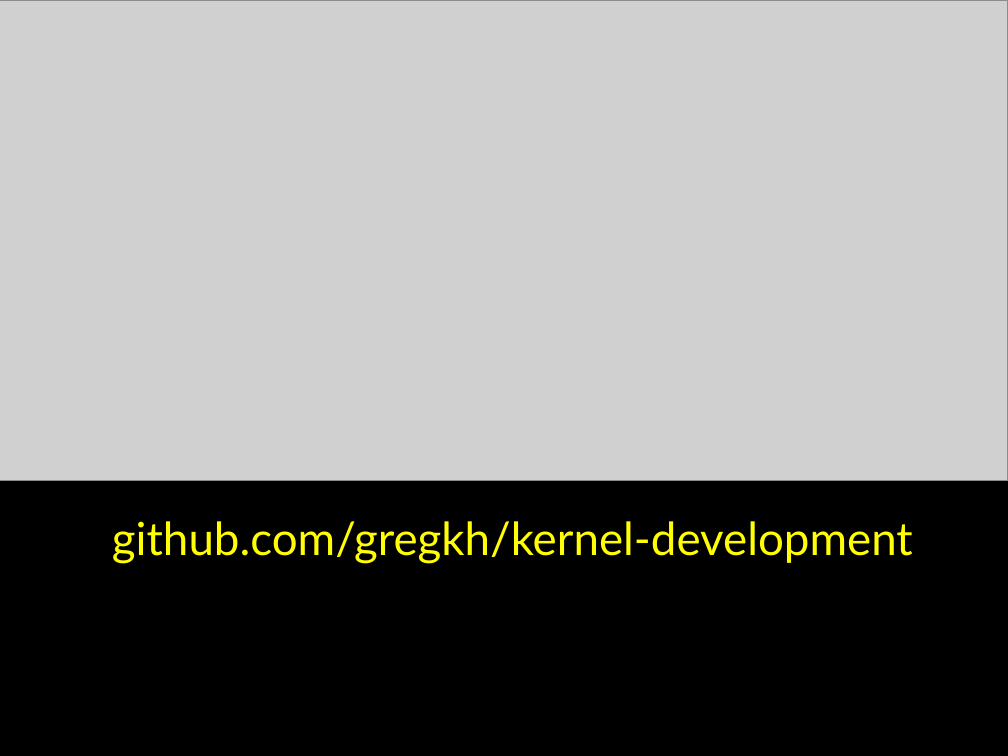
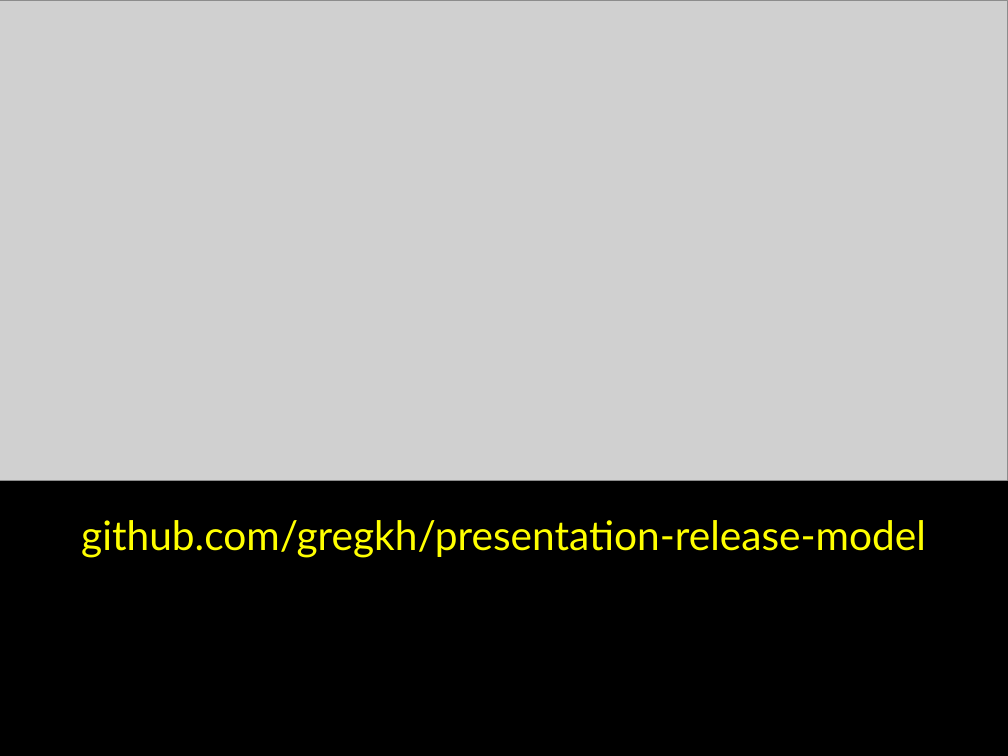
Before and after one commit to gregkh/presentation-release-model, a slide deck: slide 38 of release-model.odp (slide 34 before the commit). Drawn at 1008x756 pixels with LibreOffice and Linux fonts; fonts in the diff are those of the drawing; grey boxes stand for pictures. Boxes give left, top, right and bottom in pixels: in the first picture for what was removed or moved away, otherwise in the second. Text is boxed around its words. In the diff, an @@ line names an element or a change of style, - is before the commit and + after.

```diff
--- a/release-model.odp
+++ b/release-model.odp
@@ text at <box>81,520,926,558</box>: text changed; size 36 to 32 pt @@
-github.com/gregkh/kernel-development
+github.com/gregkh/presentation-release-model
```
Also in this commit, not shown: 3 other slides changed, 6 slides added, 2 slides removed, 1 other file.
